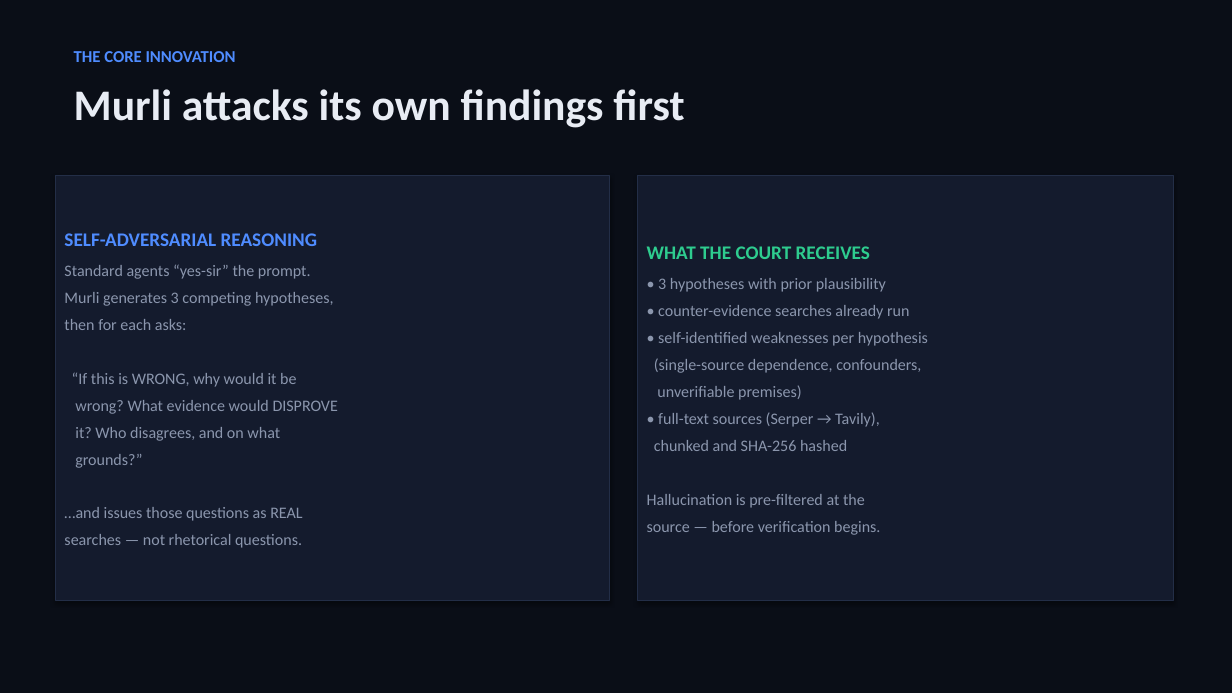
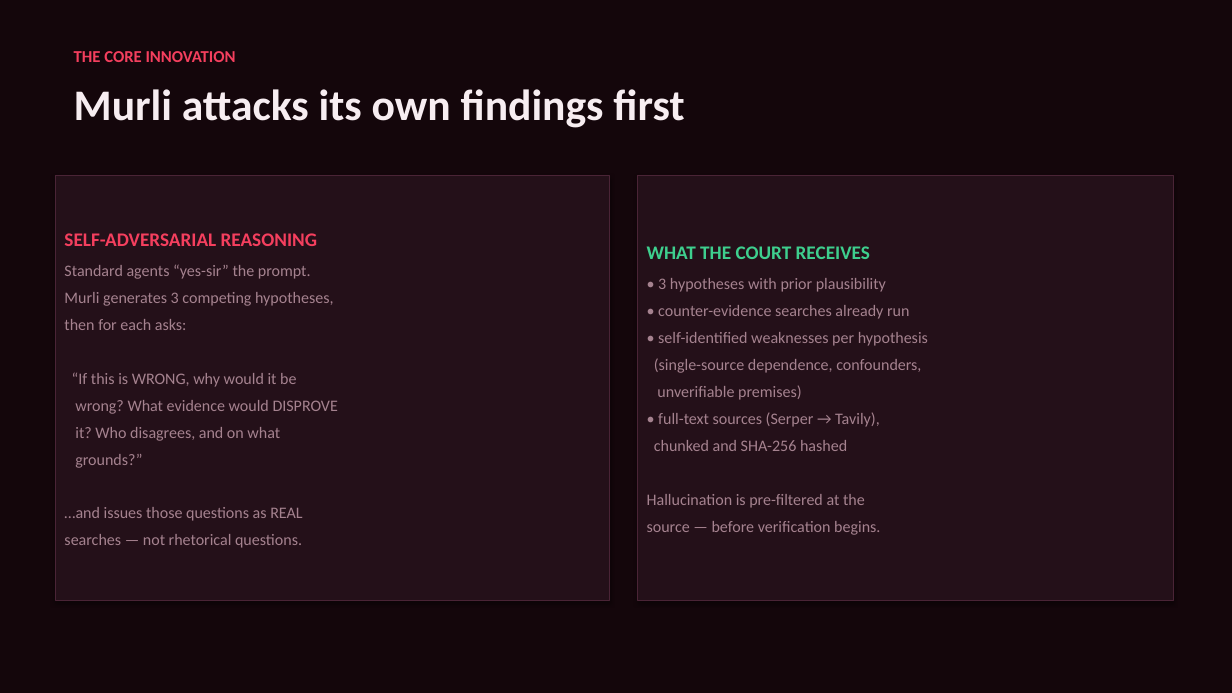
Before and after one commit to ArpitKumar8649/Innovahack_chapter1, a slide deck: slide 4 of submission/VeriFact_Deck.pptx. Drawn at 1232x693 pixels with LibreOffice and Linux fonts; fonts in the diff are those of the drawing. Boxes give left, top, right and bottom in pixels: in the first picture for what was removed or moved away, otherwise in the second. Text is boxed around its words. In the diff, an @@ line names an element or a change of style, - is before the commit and + after.

```diff
--- a/submission/VeriFact_Deck.pptx
+++ b/submission/VeriFact_Deck.pptx
@@ background #0A0E17 to #14060B @@
@@ text "THE CORE INNOVATION" at bbox=[74, 51, 684, 128]: text colour #4F8CFF to #F43F5E in "THE CORE INNOVATION"; text colour #E8ECF4 to #F7EDF1 in "Murli attacks its own findings first" @@
@@ rectangle "SELF-ADVERSARIAL REASONING" at bbox=[55, 176, 610, 601]: text colour #4F8CFF to #F43F5E in "SELF-ADVERSARIAL REASONING"; text colour #8B96AD to #A5828F; fill #141B2D to #241019; outline #232E47 0.75 pt to #4A2436 0.75 pt @@
@@ rectangle "WHAT THE COURT RECEIVES" at bbox=[638, 176, 1174, 601]: text colour #2ECC8F to #3ECF8E in "WHAT THE COURT RECEIVES"; text colour #8B96AD to #A5828F; fill #141B2D to #241019; outline #232E47 0.75 pt to #4A2436 0.75 pt @@
```
Also in this commit, not shown: 4 other slides changed, 5 slides added, 2 slides removed, 5 other files.
